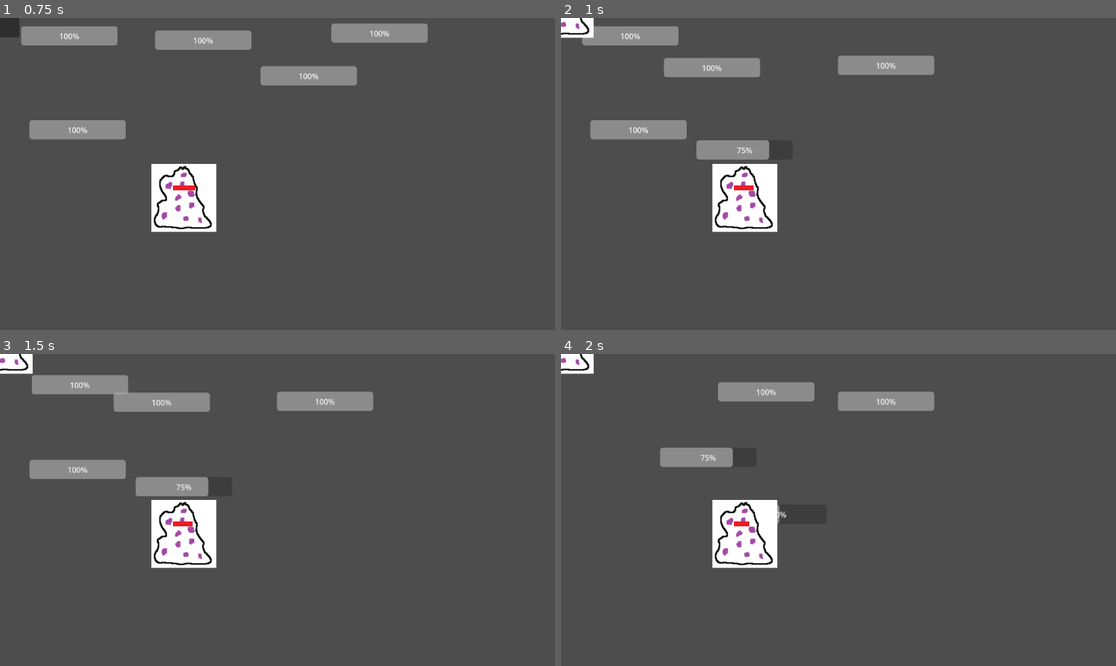
Above: before the commit, frames 1-4 (two rows, left to right).
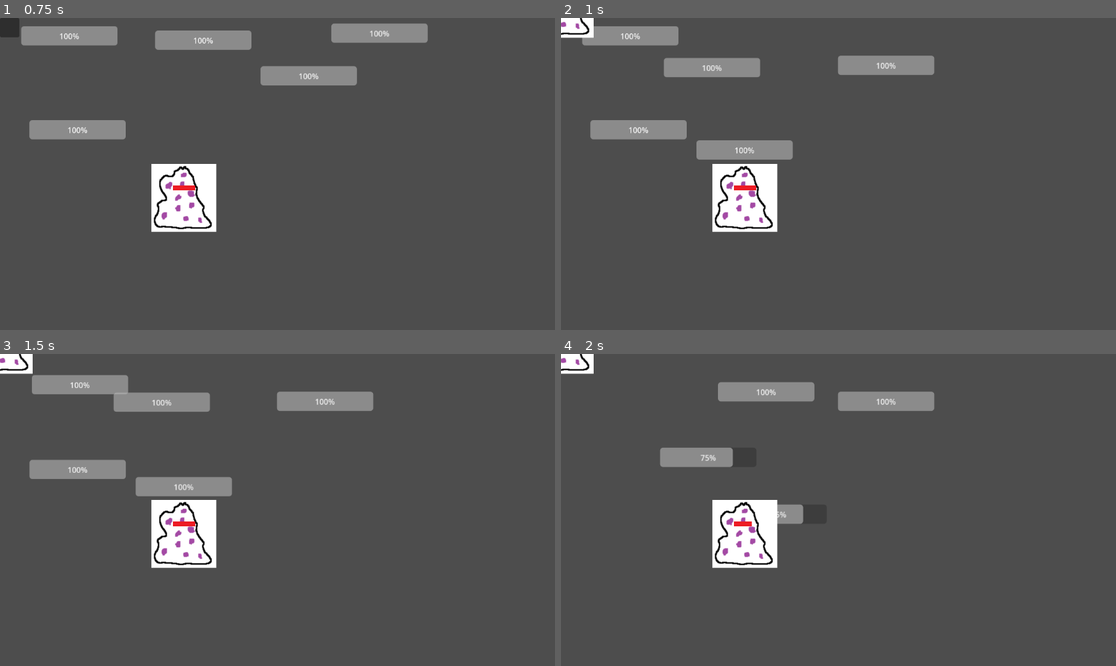
Above: after the commit, the same moments.

Repository: garipdk/LesAstrochats
Game: Godot game, scene res://scenes/Meteorite.tscn
The game is run twice, just before and just after one commit, with the same random seed, the same clock (stepped at 60 frames per second) and the same inputs.
Inputs (mouse positions are in pixels of both pictures, inside the frame that each line leads up to):
- Up to frame 1 (0.75 s): tap Enter at 0.5 s; drag from (421, 67) to (183, 211) at 0.52 s
- Up to frame 2 (1 s): no input
- Up to frame 3 (1.5 s): tap Space at 1.25 s; drag from (66, 435) to (183, 547) at 1.27 s
- Up to frame 4 (2 s): no input

Frame 1 is identical in both runs. In frame 2, 0.3% of the frame differs, in the area x 31-42%, y 39-56%; in frame 3, 0.3%; in frame 4, 0.3%.

Commit message:
fixing body exited mineral chat

Diff:
--- a/scripts/Chat.gd
+++ b/scripts/Chat.gd
@@ -26,8 +26,11 @@
 func on_entered_mineral(body):
 	current_mineral = body
 
+func on_exited_mineral(_body):
+	current_mineral = null
+
 func _on_timer_timeout():
-	if current_mineral != null:
+	if current_mineral != null and not is_draged:
 		$Energy.value-=1
 		if $Energy.value > 0:
 			current_mineral.giveDamage(atack_points)
